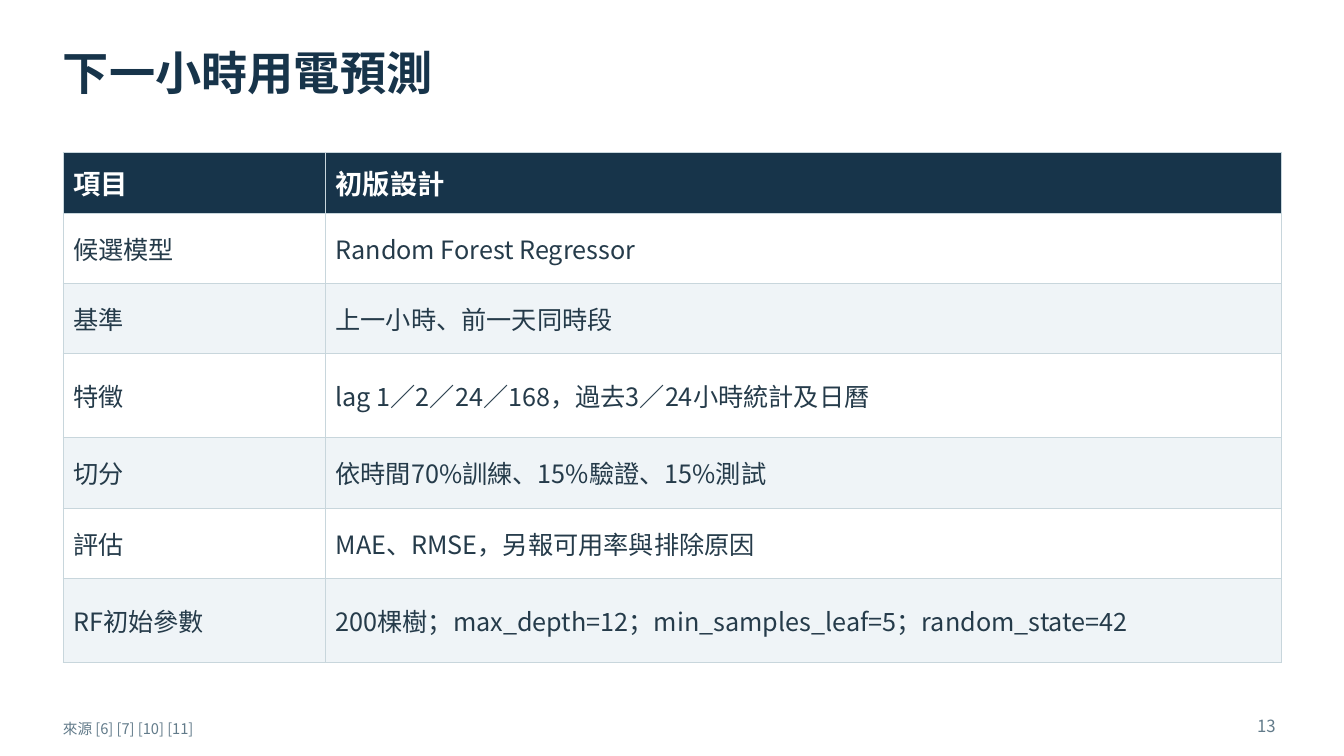
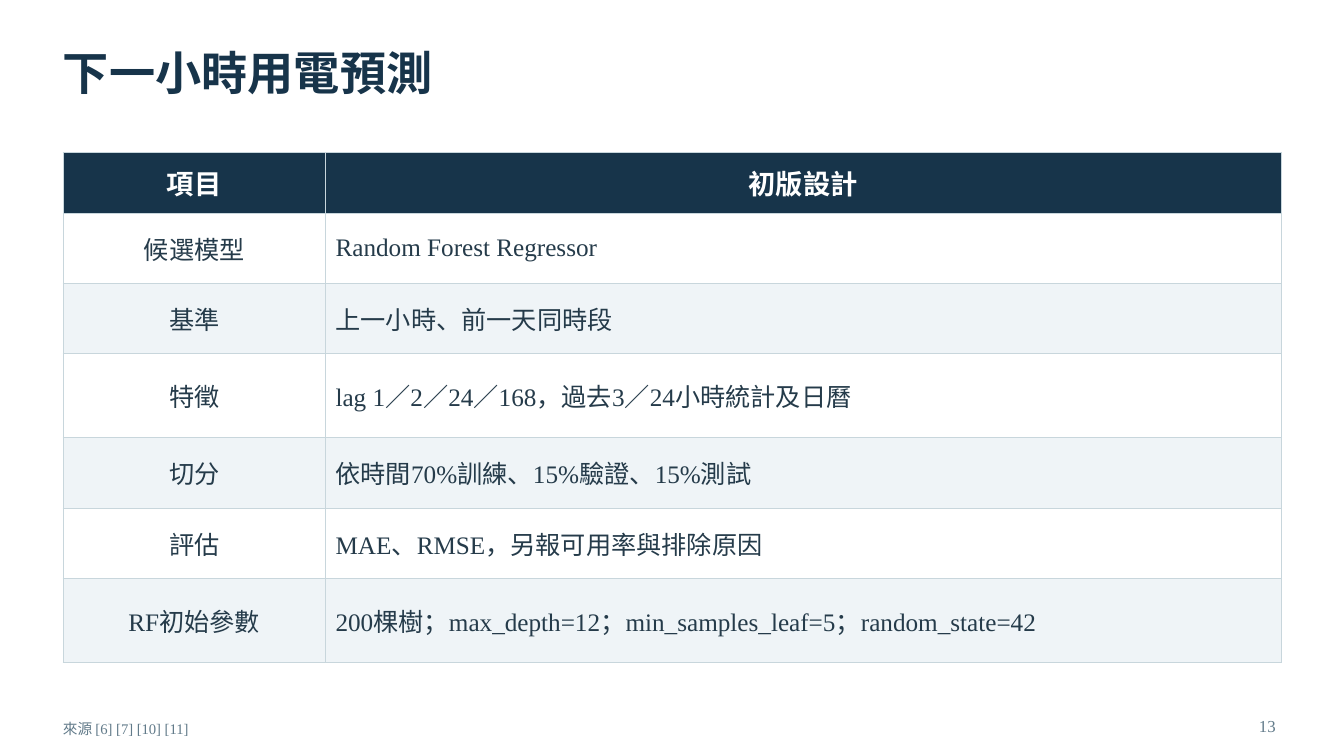
Before and after one commit to lun-09-15/AIoT_Final_Proj, a slide deck: slide 13 of deliverables/Energy_Detective_Proposal.pptx. Drawn at 1344x756 pixels with LibreOffice and Linux fonts; fonts in the diff are those of the drawing. Boxes give left, top, right and bottom in pixels: in the first picture for what was removed or moved away, otherwise in the second. Text is boxed around its words. In the diff, an @@ line names an element or a change of style, - is before the commit and + after.

```diff
--- a/deliverables/Energy_Detective_Proposal.pptx
+++ b/deliverables/Energy_Detective_Proposal.pptx
@@ table at (x1=63, y1=152, x2=1280, y2=662) @@
@@ font Noto Sans CJK TC to Times New Roman @@
@@ alignment left to centre @@
@@ text "13" at (x1=1259, y1=721, x2=1276, y2=732): font Noto Sans CJK TC to Times New Roman @@
@@ text "來源 [6] [7] [10] [11]" at (x1=63, y1=722, x2=189, y2=736): font Noto Sans CJK TC to Times New Roman @@
```
Also in this commit, not shown: 18 other slides changed, 14 other files.
